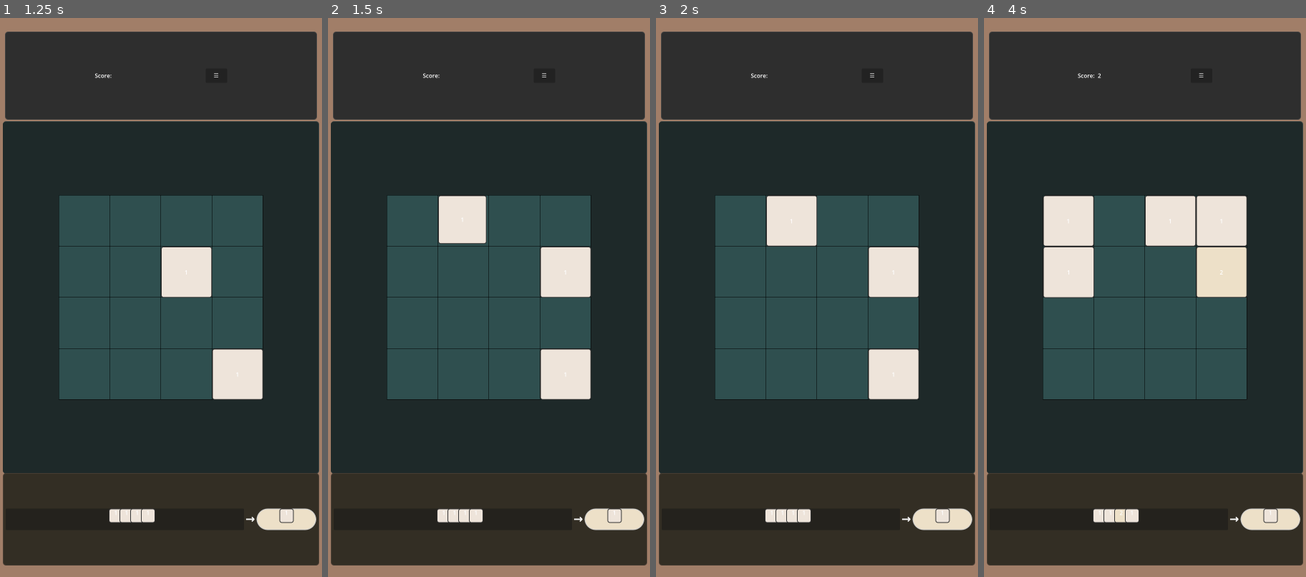
Above: before the commit, frames 1-4 (left to right).
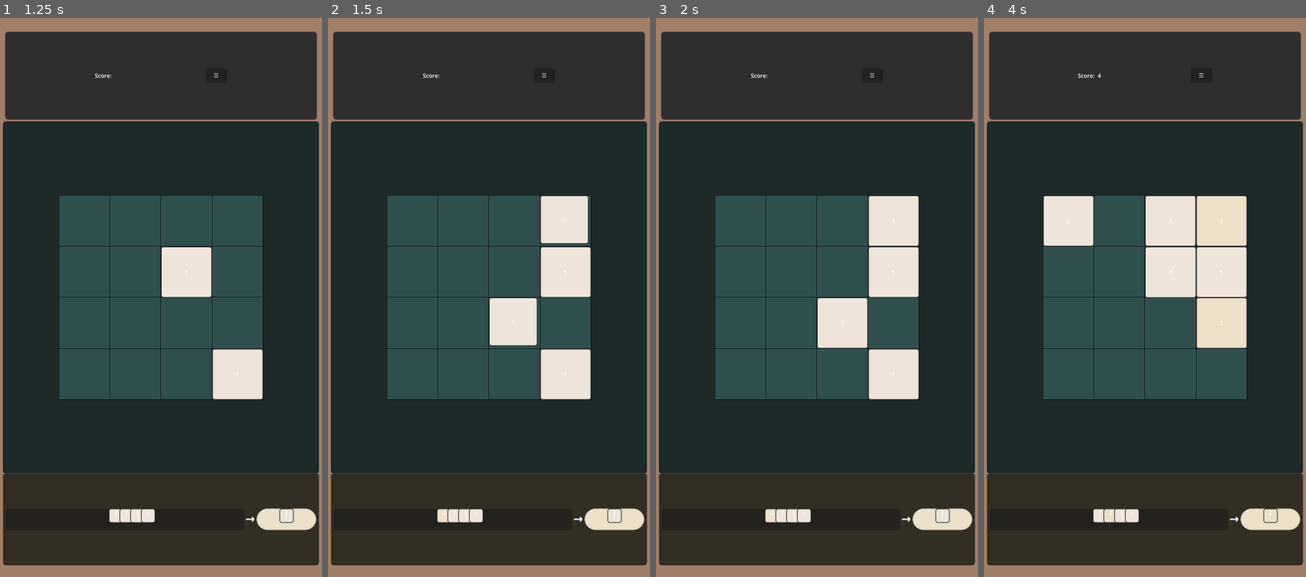
Above: after the commit, the same moments.

Repository: Griffinhale/2048_incremental_v.0.1
Game: Godot game, scene res://scenes/panels/GameBoard.tscn
The game is run twice, just before and just after one commit, with the same random seed, the same clock (stepped at 60 frames per second) and the same inputs. The project has no main scene, so this scene is started directly.
Inputs:
- Up to frame 1 (1.25 s): click "☰" at 0.5 s
- Up to frame 2 (1.5 s): tap Enter at 1.25 s; hold Right (ui_right) from 1.28 s (still down); hold A (show_board) from 1.28 s (still down)
- Up to frame 3 (2 s): keep holding Right (ui_right); keep holding A (show_board)
- Up to frame 4 (4 s): release Right (ui_right) at 2.03 s; release A (show_board) at 2.03 s; hold Down (ui_down) 2.03-2.78 s; tap D (show_gens) at 2.1 s; tap Space at 2.75 s; hold Right (ui_right) 2.78-3.53 s; hold W (show_stats) 2.78-3.53 s; tap Enter at 3.5 s; hold Up (ui_up) from 3.53 s (still down); tap A (show_board) at 3.6 s

Frame 1 is identical in both runs. In frame 2, 3.8% of the frame differs, in the area x 34-81%, y 31-89%; in frame 3, 4.3%; in frame 4, 4.3%, in the area x 18-90%, y 9-89%.
Error before the commit: Invalid call. Nonexistent function 'as_text_key_label' in base 'InputEventMouseButton'. (res://scripts/gameboard/board_canvas.gd:326)

Commit message:
fixed debug not showing

Diff:
--- a/scenes/panels/DebugPanel.tscn
+++ b/scenes/panels/DebugPanel.tscn
@@ -1,6 +1,12 @@
-[gd_scene load_steps=2 format=3 uid="uid://bnb1pesewg3kg"]
+[gd_scene load_steps=4 format=3 uid="uid://bnb1pesewg3kg"]
 
 [ext_resource type="Script" uid="uid://duvh4nhnj32x7" path="res://scripts/ui/debug_panel.gd" id="1_qxtd5"]
+
+[sub_resource type="StyleBoxFlat" id="StyleBoxFlat_etii2"]
+bg_color = Color(0.6, 0.6, 0.6, 0)
+
+[sub_resource type="StyleBoxFlat" id="StyleBoxFlat_qxtd5"]
+bg_color = Color(0.6, 0.6, 0.6, 0)
 
 [node name="DebugManager" type="Control"]
 layout_mode = 3
@@ -19,10 +25,11 @@
 anchor_bottom = 1.0
 grow_horizontal = 2
 grow_vertical = 2
+theme_override_styles/panel = SubResource("StyleBoxFlat_etii2")
 
 [node name="DebugPanel" type="PanelContainer" parent="ScrollContainer"]
-modulate = Color(1, 1, 1, 0)
 layout_mode = 2
 size_flags_horizontal = 3
 size_flags_vertical = 3
+theme_override_styles/panel = SubResource("StyleBoxFlat_qxtd5")
 script = ExtResource("1_qxtd5")
--- a/scenes/panels/GameBoard.tscn
+++ b/scenes/panels/GameBoard.tscn
@@ -110,9 +110,7 @@
 theme_override_styles/panel = SubResource("StyleBoxFlat_ocn0r")
 
 [node name="DebugMargins" type="MarginContainer" parent="."]
-modulate = Color(0, 0, 0, 1)
 top_level = true
-z_index = 2
 layout_mode = 1
 anchors_preset = 15
 anchor_right = 1.0
--- a/scripts/gameboard/board_canvas.gd
+++ b/scripts/gameboard/board_canvas.gd
@@ -322,13 +322,31 @@
 			draw_rect(Rect2(top_left, cell_size), Color.BLACK, false)
 
 func _unhandled_input(event: InputEvent):
-	if event.is_pressed():
-		var dir = input_map.get(event.as_text_key_label().to_lower(), null)
-		if dir != null:
-			if shift_tiles(dir):
-				move_count += 1
-				spawn_post_move_tile()
-				verify_grid_consistency()
-				if check_game_over():
-					trigger_game_over()
+	# Only process key press events, not mouse clicks or other inputs
+	if not event is InputEventKey:
+		return
+
+	# Only process when the key is first pressed (not held or released)
+	if not event.pressed:
+		return
+
+	# Check for specific UI directional inputs
+	var direction = null
+	if Input.is_action_just_pressed("ui_left"):
+		direction = Direction.LEFT
+	elif Input.is_action_just_pressed("ui_right"):
+		direction = Direction.RIGHT
+	elif Input.is_action_just_pressed("ui_up"):
+		direction = Direction.UP
+	elif Input.is_action_just_pressed("ui_down"):
+		direction = Direction.DOWN
+
+	# If we got a valid direction, process the move
+	if direction != null:
+		if shift_tiles(direction):
+			move_count += 1
+			spawn_post_move_tile()
+			verify_grid_consistency()
+			if check_game_over():
+				trigger_game_over()
 #endregion
--- a/scripts/generators/generator_panel.gd
+++ b/scripts/generators/generator_panel.gd
@@ -2,32 +2,81 @@
 
 @onready var generator_list := $VBoxContainer/GeneratorContainer/ScrollContainer/GeneratorList
 const GENERATOR_ENTRY_SCENE := preload("res://scenes/components/GeneratorEntry.tscn")
+@onready var currency_label := $VBoxContainer/StatsContainer/CurrencyDisplay
 
+var is_initialized := false
 
-@onready var currency_label := $VBoxContainer/StatsContainer/CurrencyDisplay
+func _ready():
+	# Wait for other managers to be ready
+	call_deferred("initialize_panel")
+
+func initialize_panel():
+	print("Initializing Generator Panel")
+
+	# Connect to managers if they exist
+	if GeneratorManager:
+		if not GeneratorManager.is_connected("generator_updated", _on_generator_updated):
+			GeneratorManager.generator_updated.connect(_on_generator_updated)
+			print("Connected to GeneratorManager.generator_updated")
+
+		if not GeneratorManager.is_connected("generator_unlocked", _on_generator_unlocked):
+			GeneratorManager.generator_unlocked.connect(_on_generator_unlocked)
+			print("Connected to GeneratorManager.generator_unlocked")
+	else:
+		print("GeneratorManager not found!")
+
+	if CurrencyManager:
+		if not CurrencyManager.is_connected("currency_changed", _on_currency_changed):
+			CurrencyManager.currency_changed.connect(_on_currency_changed)
+			print("Connected to CurrencyManager.currency_changed")
+	else:
+		print("CurrencyManager not found!")
+
+	populate_generators()
+	update_currency_display()
+	is_initialized = true
 
 func _on_generator_updated(gen_id: String, yield_val: float):
 	var entry = generator_list.get_node_or_null(gen_id)
 	if entry:
 		entry.get_node("Label_LastYield").text = "Yield: %.2f" % yield_val
+		print("Updated generator %s yield display: %.2f" % [gen_id, yield_val])
 
-func _ready():
+func _on_generator_unlocked(gen_id: String):
+	print("Generator unlocked: ", gen_id)
+	# Refresh the entire panel when a new generator is unlocked
 	populate_generators()
-	GeneratorManager.generator_updated.connect(_on_generator_updated)
-	CurrencyManager.currency_changed.connect(_on_currency_changed)
-	_on_currency_changed(CurrencyManager.get_currency("conversion"))
 
 func _on_currency_changed(new_value: float):
-	currency_label.text = "Currency: %.2f" % new_value
+	update_currency_display()
 	update_level_up_buttons()
 
+func update_currency_display():
+	if currency_label and CurrencyManager:
+		var currency = CurrencyManager.get_currency("conversion")
+		currency_label.text = "Conversion Currency: %.2f" % currency
+		print("Updated currency display: %.2f" % currency)
+
 func populate_generators():
+	if not GeneratorManager:
+		print("GeneratorManager not available for populate_generators")
+		return
+
+	print("Populating generators")
+
+	# Clear existing entries
 	for child in generator_list.get_children():
 		child.queue_free()
 
+	# Wait for children to be freed
+	await get_tree().process_frame
+
 	var gens := GeneratorManager.generators
+	for gen in gens:
+		# Only show unlocked generators
+		if not GeneratorManager.is_generator_unlocked(gen):
+			continue
 
-	for gen in gens:
 		var entry = GENERATOR_ENTRY_SCENE.instantiate()
 		entry.name = gen["id"]
 		entry.get_node("Label_ID").text = gen["label"]
@@ -37,42 +86,64 @@
 		var button = entry.get_node("Button_LevelUp")
 		button.text = "Upgrade (%.2f)" % gen.get("level_cost", 1.0)
 		button.pressed.connect(_on_level_up_pressed.bind(gen["id"], entry))
-		entry.size_flags_vertical = SIZE_EXPAND_FILL
+
+		entry.size_flags_vertical = Control.SIZE_EXPAND_FILL
 		generator_list.add_child(entry)
+		print("Added generator entry: ", gen["label"])
 
-
+	update_level_up_buttons()
 
 func _on_level_up_pressed(gen_id: String, entry: Node):
-	GeneratorManager.level_up_generator(gen_id)
-	var gen = GeneratorManager.get_generator_by_id(gen_id)
-	entry.get_node("Label_Level").text = "Lv " + str(gen["level"])
-	entry.get_node("Button_LevelUp").text = "Upgrade (%.2f)" % gen.get("level_cost", 1.0)
-	update_level_up_buttons()
+	print("Level up pressed for: ", gen_id)
+
+	if GeneratorManager.level_up_generator(gen_id):
+		var gen = GeneratorManager.get_generator_by_id(gen_id)
+		entry.get_node("Label_Level").text = "Lv " + str(gen["level"])
+		entry.get_node("Button_LevelUp").text = "Upgrade (%.2f)" % gen.get("level_cost", 1.0)
+		update_level_up_buttons()
+		print("Successfully leveled up: ", gen_id)
+	else:
+		print("Failed to level up: ", gen_id)
 
 func update_level_up_buttons():
-	var currency = CurrencyManager.get_currency("conversion")
-	if !generator_list:
+	if not CurrencyManager or not GeneratorManager or not generator_list:
 		return
 
+	var currency = CurrencyManager.get_currency("conversion")
+
 	for entry in generator_list.get_children():
+		if not is_instance_valid(entry):
+			continue
+
 		var gen_id = entry.name
 		var gen = GeneratorManager.get_generator_by_id(gen_id)
-		if not gen:
+		if gen.is_empty():
 			continue
 
 		var button = entry.get_node("Button_LevelUp")
-		button.text = "Upgrade (%.2f)" % gen.get("level_cost", 1.0)
+		var cost = gen.get("level_cost", 1.0)
+		button.text = "Upgrade (%.2f)" % cost
 
-		if currency > gen.get("level_cost"):
+		var can_afford = currency >= cost
+		button.disabled = not can_afford
+
+		# Visual feedback
+		if can_afford:
 			entry.modulate = Color(1, 1, 1, 1)
-			button.disabled = currency < gen.get("level_cost", 1.0)
 		else:
-			entry.modulate = Color(0.5, 0.5, 0.5, 1)
-			button.disabled = true
-
-
-
+			entry.modulate = Color(0.7, 0.7, 0.7, 1)
 
 func _on_visibility_changed() -> void:
-	GeneratorManager.refresh_generator_activation()
-	update_level_up_buttons()
+	if not is_initialized:
+		return
+
+	if visible and GeneratorManager:
+		GeneratorManager.refresh_generator_activation()
+		populate_generators()  # Refresh in case new generators were unlocked
+		update_currency_display()
+
+# Public function to refresh the panel (can be called from UI manager)
+func refresh_panel():
+	if is_initialized:
+		populate_generators()
+		update_currency_display()
--- a/scripts/managers/generator_manager.gd
+++ b/scripts/managers/generator_manager.gd
@@ -12,7 +12,10 @@
 var debug_data := {
 	"total_yields": {},
 	"tick_counts": {},
-	"algorithm_seeds": {}
+	"algorithm_seeds": {},
+	"last_yields": {},
+	"active_generators": 0,
+	"total_lifetime_yield": 0.0
 }
 
 func _ready():
@@ -31,11 +34,11 @@
 	generators = [
 		{
 			"id": "gen_0", "label": "Basic Combiner",
-			"tile_targets": [0, 1], "level": 0, "base_yield": 0.2,
+			"tile_targets": [0, 1], "level": 1, "base_yield": 0.2,
 			"growth_curve": "linear", "growth_factor": 1.0,
 			"interval_seconds": 1.0, "multiplier": 1.0,
 			"level_cost": 1.0, "cost_growth": 1.12,
-			"active": false
+			"active": true
 		},
 		{
 			"id": "gen_1", "label": "Twin Amplifier",
@@ -43,7 +46,7 @@
 			"growth_curve": "exponential", "growth_factor": 1.1,
 			"interval_seconds": 2.0, "multiplier": 1.0,
 			"level_cost": 2.0, "cost_growth": 1.15,
-			"active": false
+			"active": true
 		},
 		{
 			"id": "gen_2", "label": "Prime Reactor",
@@ -51,7 +54,7 @@
 			"growth_curve": "exponential", "growth_factor": 1.15,
 			"interval_seconds": 3.0, "multiplier": 1.0,
 			"level_cost": 3.5, "cost_growth": 1.18,
-			"active": false
+			"active": true
 		},
 		{
 			"id": "gen_3", "label": "Echo Producer",
@@ -59,7 +62,7 @@
 			"growth_curve": "linear", "growth_factor": 1.5,
 			"interval_seconds": 4.0, "multiplier": 1.0,
 			"level_cost": 5.0, "cost_growth": 1.2,
-			"active": false
+			"active": true
 		},
 		{
 			"id": "gen_4", "label": "Recursive Synth",
@@ -67,7 +70,7 @@
 			"growth_curve": "exponential", "growth_factor": 1.25,
 			"interval_seconds": 6.0, "multiplier": 1.0,
 			"level_cost": 7.5, "cost_growth": 1.22,
-			"active": false
+			"active": true
 		},
 		{
 			"id": "gen_5", "label": "Singularity Driver",
@@ -75,14 +78,15 @@
 			"growth_curve": "linear", "growth_factor": 2.0,
 			"interval_seconds": 10.0, "multiplier": 1.0,
 			"level_cost": 10.0, "cost_growth": 1.25,
-			"active": false
+			"active": true
 		}
 	]
-# Initialize debug tracking
+
+	# Initialize debug tracking
 	for gen in generators:
 		debug_data.total_yields[gen.id] = 0.0
 		debug_data.tick_counts[gen.id] = 0
-
+		debug_data.last_yields[gen.id] = 0.0
 
 func start_all_generators():
 	for gen_data in generators:
@@ -99,11 +103,16 @@
 	if gen.get("active", false):
 		return true
 
+	# Check if all required tiles have been seen
 	for tile in gen.get("tile_targets", []):
 		if not StatsTracker.has_seen_tile(tile):
 			return false
 
-	gen["active"] = true  # Activate permanently for this prestige
+	# Unlock the generator
+	gen["active"] = true
+	debug_data.active_generators += 1
+	emit_signal("generator_unlocked", gen.id)
+	print("Generator unlocked: ", gen.label)
 	return true
 
 func _on_generator_tick(generator_id: String):
@@ -114,9 +123,23 @@
 	if not is_generator_unlocked(gen):
 		return
 
+	# Only generate if generator has been leveled up at least once
+	if gen.level <= 0:
+		return
+
 	var yield_curr = calculate_yield(gen)
+
+	# Update debug data
+	debug_data.total_yields[generator_id] += yield_curr
+	debug_data.tick_counts[generator_id] += 1
+	debug_data.last_yields[generator_id] = yield_curr
+	debug_data.total_lifetime_yield += yield_curr
+
+	# Add currency and emit signal
 	CurrencyManager.add_currency("conversion", yield_curr)
 	emit_signal("generator_updated", generator_id, yield_curr)
+
+	print("Generator %s yielded: %.2f (total: %.2f)" % [generator_id, yield_curr, debug_data.total_yields[generator_id]])
 
 func calculate_yield(gen: Dictionary) -> float:
 	var level = gen["level"]
@@ -126,17 +149,19 @@
 	var tile_gap = abs(gen["tile_targets"][0] - gen["tile_targets"][1])
 	var spread_bonus = 1.0 + (tile_gap / 10.0)  # Tunable formula
 
+	var yield_value = base
+
 	match gen["growth_curve"]:
 		"exponential":
-			base *= pow(growth, level)
+			yield_value = base * pow(growth, level)
 		"linear":
-			base *= level
+			yield_value = base + (base * growth * level)
 
 	#if upgrade_manager:
 	#	mult *= upgrade_manager.get_generator_multiplier(gen["id"])
 
-	var curr_yield = base * mult * spread_bonus
-	return curr_yield
+	var final_yield = yield_value * mult * spread_bonus
+	return final_yield
 
 func get_generator_by_id(id: String) -> Dictionary:
 	for g in generators:
@@ -144,23 +169,32 @@
 			return g
 	return {}
 
-func level_up_generator(id: String):
+func level_up_generator(id: String) -> bool:
 	var gen = get_generator_by_id(id)
-	if gen:
-		var cost = gen.get("level_cost", 1.0)
-		if CurrencyManager.spend_currency("conversion", cost):
-			gen["level"] += 1
-			gen["level_cost"] *= gen.get("cost_growth", 1.15)
-			if gen["level"] == 1:
-				gen["active"] = true
-		else:
-			print("Not enough currency to level up %s (cost: %.2f)" % [id, cost])
+	if gen.is_empty():
+		print("Generator not found: ", id)
+		return false
+
+	var cost = gen.get("level_cost", 1.0)
+	print("Attempting to level up %s - Cost: %.2f, Available: %.2f" % [id, cost, CurrencyManager.get_currency("conversion")])
+
+	if CurrencyManager.spend_currency("conversion", cost):
+		gen["level"] += 1
+		gen["level_cost"] *= gen.get("cost_growth", 1.15)
+		if gen["level"] == 1:
+			gen["active"] = true
+		print("Leveled up %s to level %d (new cost: %.2f)" % [gen.label, gen.level, gen.level_cost])
+		return true
+	else:
+		print("Not enough currency to level up %s (cost: %.2f)" % [gen.label, cost])
+		return false
 
 func is_generator_active(id: String) -> bool:
 	var gen = get_generator_by_id(id)
-	return gen.get("active", false)
+	return gen.get("active", false) and gen.get("level", 0) > 0
 
 func refresh_generator_activation():
+	var newly_unlocked = 0
 	for gen in generators:
 		if gen.get("active", false):
 			continue
@@ -173,3 +207,41 @@
 
 		if unlocked:
 			gen["active"] = true
+			newly_unlocked += 1
+			emit_signal("generator_unlocked", gen.id)
+
+	if newly_unlocked > 0:
+		debug_data.active_generators += newly_unlocked
+		print("Newly unlocked generators: ", newly_unlocked)
+
+# Debug functions for the debug panel
+func get_debug_info() -> Dictionary:
+	return {
+		"active_generators": debug_data.active_generators,
+		"total_lifetime_yield": debug_data.total_lifetime_yield,
+		"generators": get_generator_debug_info()
+	}
+
+func get_generator_debug_info() -> Array:
+	var info = []
+	for gen in generators:
+		if gen.get("active", false) and gen.get("level", 0) > 0:
+			info.append({
+				"id": gen.id,
+				"label": gen.label,
+				"level": gen.level,
+				"last_yield": debug_data.last_yields.get(gen.id, 0.0),
+				"total_yield": debug_data.total_yields.get(gen.id, 0.0),
+				"tick_count": debug_data.tick_counts.get(gen.id, 0),
+				"avg_yield": debug_data.total_yields.get(gen.id, 0.0) / max(1, debug_data.tick_counts.get(gen.id, 1))
+			})
+	return info
+
+func get_total_yield_per_second() -> float:
+	var total = 0.0
+	for gen in generators:
+		if gen.get("active", false) and gen.get("level", 0) > 0:
+			var yield_per_tick = calculate_yield(gen)
+			var ticks_per_second = 1.0 / gen.get("interval_seconds", 1.0)
+			total += yield_per_tick * ticks_per_second
+	return total
--- a/scripts/ui/debug_panel.gd
+++ b/scripts/ui/debug_panel.gd
@@ -33,7 +33,9 @@
 	setup_ui()
 	setup_refresh_timer()
 	create_debug_sections()
-
+	#visible = true
+	#modulate = Color.RED  # Make it red so you can definitely see it
+	#move_to_front()
 	# Debug the panel's visibility and position
 	await get_tree().process_frame
 	print("DebugPanel - Visible: %s, Position: %s, Size: %s" % [visible, global_position, size])
@@ -47,8 +49,10 @@
 		add_child(content_container)
 
 	# Add some visual styling to make containers visible
-	add_theme_stylebox_override("panel", create_debug_style())
+	#add_theme_stylebox_override("panel", create_debug_style())
 	content_container.add_theme_constant_override("separation", 5)
+	content_container.size_flags_horizontal = Control.SIZE_FILL
+	content_container.size_flags_vertical = Control.SIZE_FILL
 
 	# Set up scrolling if the panel gets too long
 	if not get_parent() is ScrollContainer:
@@ -177,6 +181,7 @@
 		# Add some styling to make labels more visible
 		label.add_theme_color_override("font_color", Color.WHITE)
 		label.add_theme_font_size_override("font_size", 12)
+		label.add_theme_font_override("font", get_theme_default_font())
 
 		# Ensure the label has a minimum size
 		label.custom_minimum_size = Vector2(200, 20)
@@ -204,19 +209,129 @@
 	if not section:
 		return
 
-	# Create a few generator labels (will expand as needed)
-	for i in range(5):  # Adjust based on your max generators
-		var label = Label.new()
-		label.text = "Generator %d: Not initialized" % i
-		label.visible = false  # Hide until we have data
-		generator_labels["gen_%d" % i] = label
-		section.add_child(label)
-
-	# Overall total label
-	var total_label = Label.new()
-	total_label.text = "Overall Generator Output: 0"
-	generator_labels["total"] = total_label
-	section.add_child(total_label)
+	# Clear existing labels if reinitializing
+	for child in section.get_children():
+		if child.name.begins_with("gen_debug_"):
+			child.queue_free()
+
+	# Wait for any queued deletions
+	if get_tree():
+		await get_tree().process_frame
+
+	# Create generator-specific labels
+	if GeneratorManager:
+		var generators = GeneratorManager.generators
+		for gen in generators:
+			var gen_id = gen.get("id", "unknown")
+
+			# Main generator info label
+			var main_label = Label.new()
+			main_label.name = "gen_debug_%s_main" % gen_id
+			main_label.text = "%s (Lv%d): Inactive" % [gen.get("label", gen_id), gen.get("level", 0)]
+			main_label.visible = false  # Hide until active
+			generator_labels[gen_id + "_main"] = main_label
+			section.add_child(main_label)
+
+			# Yield details label
+			var yield_label = Label.new()
+			yield_label.name = "gen_debug_%s_yield" % gen_id
+			yield_label.text = "  └ Last: 0.00 | Avg: 0.00 | Total: 0.00"
+			yield_label.visible = false
+			generator_labels[gen_id + "_yield"] = yield_label
+			section.add_child(yield_label)
+
+			# Timing info label
+			var timing_label = Label.new()
+			timing_label.name = "gen_debug_%s_timing" % gen_id
+			timing_label.text = "  └ Ticks: 0 | Interval: %.1fs" % gen.get("interval_seconds", 1.0)
+			timing_label.visible = false
+			generator_labels[gen_id + "_timing"] = timing_label
+			section.add_child(timing_label)
+	else:
+		# Fallback if GeneratorManager not available
+		for i in range(6):  # Match the 6 generators in your manager
+			var label = Label.new()
+			label.name = "gen_debug_fallback_%d" % i
+			label.text = "Generator %d: GeneratorManager not found" % i
+			label.visible = true
+			generator_labels["gen_%d" % i] = label
+			section.add_child(label)
+
+	# Summary labels
+	var active_count_label = Label.new()
+	active_count_label.name = "gen_debug_active_count"
+	active_count_label.text = "Active Generators: 0"
+	generator_labels["active_count"] = active_count_label
+	section.add_child(active_count_label)
+
+	var total_yield_label = Label.new()
+	total_yield_label.name = "gen_debug_total_yield"
+	total_yield_label.text = "Total Lifetime Yield: 0.00"
+	generator_labels["total_yield"] = total_yield_label
+	section.add_child(total_yield_label)
+
+	var yield_per_sec_label = Label.new()
+	yield_per_sec_label.name = "gen_debug_yield_per_sec"
+	yield_per_sec_label.text = "Estimated Yield/sec: 0.00"
+	generator_labels["yield_per_sec"] = yield_per_sec_label
+	section.add_child(yield_per_sec_label)
+
+func update_generator_debug():
+	if not debug_flags.get("generators", false) or not GeneratorManager:
+		return
+
+	var debug_info = GeneratorManager.get_debug_info()
+
+	# Update summary labels
+	if generator_labels.has("active_count"):
+		generator_labels["active_count"].text = "Active Generators: %d" % debug_info.get("active_generators", 0)
+
+	if generator_labels.has("total_yield"):
+		generator_labels["total_yield"].text = "Total Lifetime Yield: %.2f" % debug_info.get("total_lifetime_yield", 0.0)
+
+	if generator_labels.has("yield_per_sec"):
+		var yield_per_sec = GeneratorManager.get_total_yield_per_second()
+		generator_labels["yield_per_sec"].text = "Estimated Yield/sec: %.2f" % yield_per_sec
+
+	# Update individual generator info
+	var generator_debug_info = debug_info.get("generators", [])
+
+	# First, hide all generator labels
+	for key in generator_labels.keys():
+		if key.ends_with("_main") or key.ends_with("_yield") or key.ends_with("_timing"):
+			generator_labels[key].visible = false
+
+	# Then show and update active generators
+	for gen_info in generator_debug_info:
+		var gen_id = gen_info.get("id", "")
+		var main_key = gen_id + "_main"
+		var yield_key = gen_id + "_yield"
+		var timing_key = gen_id + "_timing"
+
+		# Update main info
+		if generator_labels.has(main_key):
+			var label = generator_labels[main_key]
+			label.text = "%s (Lv%d): Active" % [gen_info.get("label", gen_id), gen_info.get("level", 0)]
+			label.visible = true
+
+		# Update yield info
+		if generator_labels.has(yield_key):
+			var label = generator_labels[yield_key]
+			label.text = "  └ Last: %.2f | Avg: %.2f | Total: %.2f" % [
+				gen_info.get("last_yield", 0.0),
+				gen_info.get("avg_yield", 0.0),
+				gen_info.get("total_yield", 0.0)
+			]
+			label.visible = true
+
+		# Update timing info
+		if generator_labels.has(timing_key):
+			var label = generator_labels[timing_key]
+			label.text = "  └ Ticks: %d | Interval: %.1fs" % [
+				gen_info.get("tick_count", 0),
+				GeneratorManager.get_generator_by_id(gen_id).get("interval_seconds", 1.0)
+			]
+			label.visible = true
 
 func initialize_conversion_labels():
 	if not debug_flags.get("conversion_rates", false):
@@ -345,46 +460,46 @@
 		else:
 			label.text = "%s: No data available" % currency_type.capitalize()
 
-func update_generator_debug():
-	if not debug_flags.get("generators", false):
-		return
-
-	if not generator_manager.has_method("get_debug_summary"):
-		# Show error in first generator label
-		if generator_labels.has("gen_0"):
-			generator_labels["gen_0"].text = "Generator debug not available - update GeneratorManager"
-			generator_labels["gen_0"].visible = true
-		return
-
-	var generator_debug = generator_manager.get_debug_summary()
-
-	# Hide all generator labels first
-	for key in generator_labels:
-		if key.begins_with("gen_"):
-			generator_labels[key].visible = false
-
-	# Update visible generators
-	var gen_index = 0
-	for gen_id in generator_debug:
-		if gen_id == "overall_total":
-			continue
-
-		var label_key = "gen_%d" % gen_index
-		if generator_labels.has(label_key):
-			var info = generator_debug[gen_id]
-			var label = generator_labels[label_key]
-			label.text = "%s: Total: %s, Ticks: %d, Avg: %.3f" % [
-				gen_id,
-				CurrencyManager.format_currency(info.total_yield),
-				info.tick_count,
-				info.average_yield
-			]
-			label.visible = true
-		gen_index += 1
-
-	# Update overall total
-	if generator_labels.has("total"):
-		generator_labels["total"].text = "Overall Generator Output: %s" % CurrencyManager.format_currency(generator_debug.get("overall_total", 0.0))
+#func update_generator_debug():
+	#if not debug_flags.get("generators", false):
+		#return
+	#
+	#if not generator_manager.has_method("get_debug_summary"):
+		## Show error in first generator label
+		#if generator_labels.has("gen_0"):
+			#generator_labels["gen_0"].text = "Generator debug not available - update GeneratorManager"
+			#generator_labels["gen_0"].visible = true
+		#return
+	#
+	#var generator_debug = generator_manager.get_debug_summary()
+	#
+	## Hide all generator labels first
+	#for key in generator_labels:
+		#if key.begins_with("gen_"):
+			#generator_labels[key].visible = false
+	#
+	## Update visible generators
+	#var gen_index = 0
+	#for gen_id in generator_debug:
+		#if gen_id == "overall_total":
+			#continue
+		#
+		#var label_key = "gen_%d" % gen_index
+		#if generator_labels.has(label_key):
+			#var info = generator_debug[gen_id]
+			#var label = generator_labels[label_key]
+			#label.text = "%s: Total: %s, Ticks: %d, Avg: %.3f" % [
+				#gen_id,
+				#CurrencyManager.format_currency(info.total_yield),
+				#info.tick_count,
+				#info.average_yield
+			#]
+			#label.visible = true
+		#gen_index += 1
+	#
+	## Update overall total
+	#if generator_labels.has("total"):
+		#generator_labels["total"].text = "Overall Generator Output: %s" % CurrencyManager.format_currency(generator_debug.get("overall_total", 0.0))
 
 func update_conversion_debug():
 	if not debug_flags.get("conversion_rates", false):
